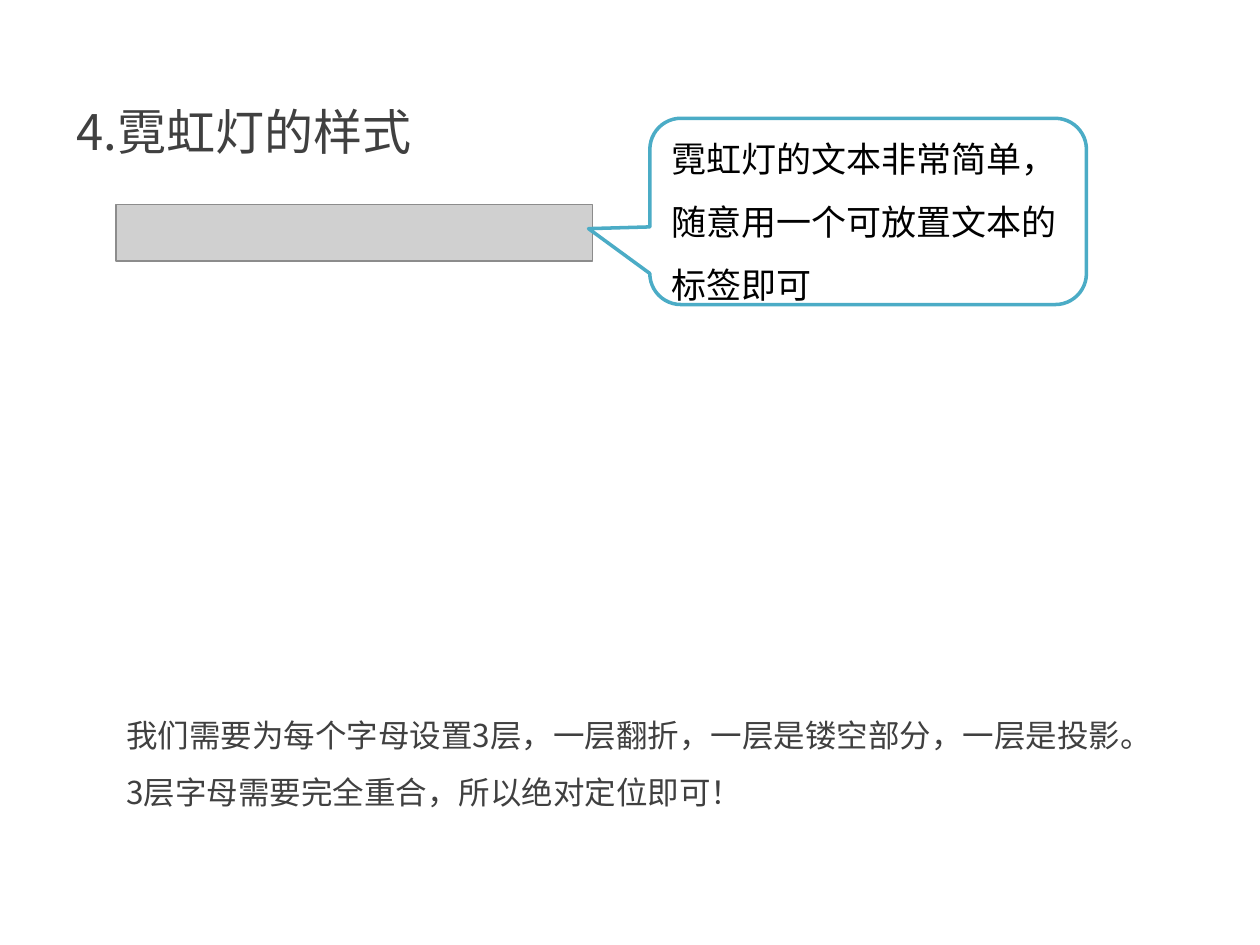
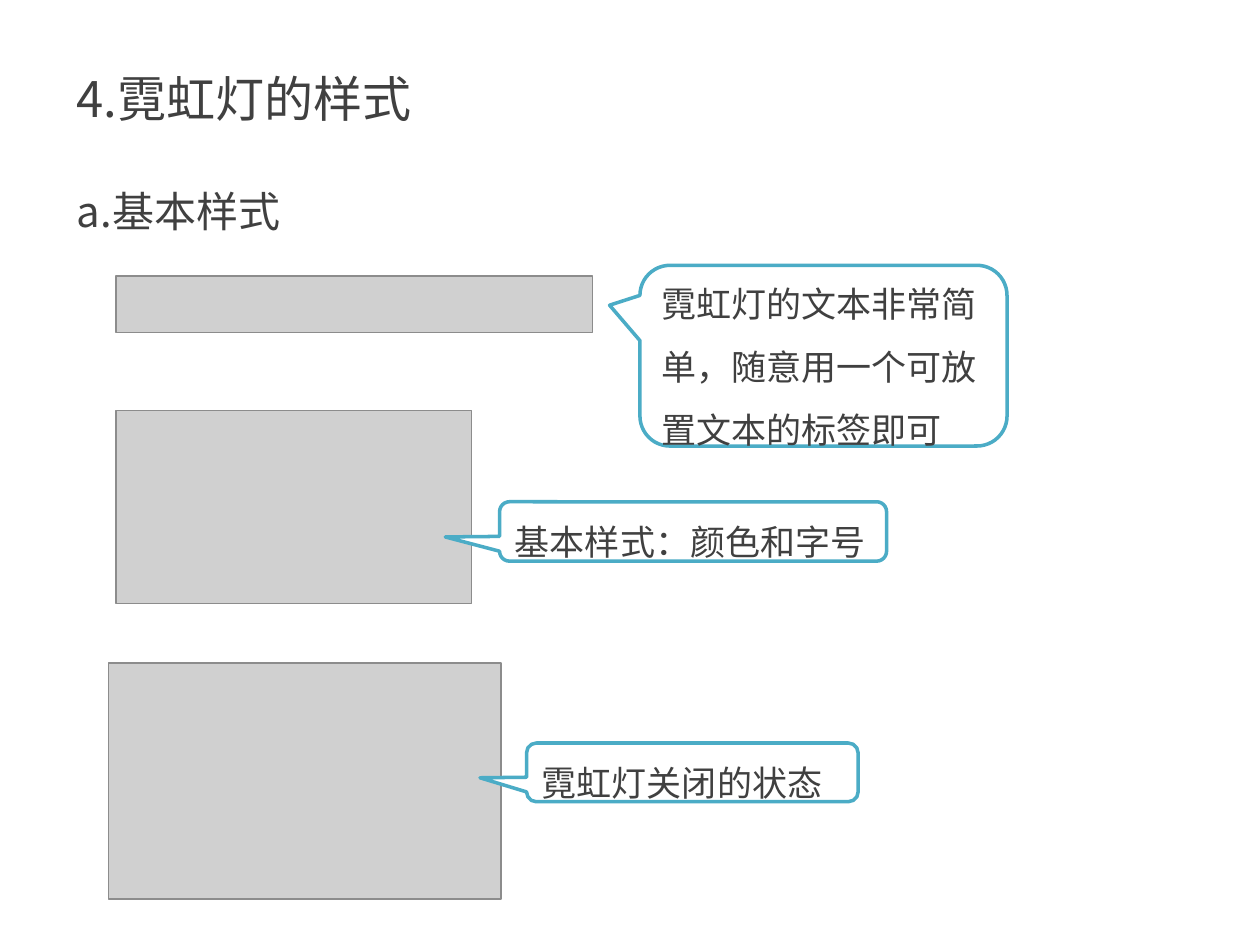
Before and after one commit to kong66/webAni, a slide deck: slide 5 of 6-neon/neon.pptx. Drawn at 1260x945 pixels with LibreOffice and Linux fonts; fonts in the diff are those of the drawing; grey boxes stand for pictures. Boxes give left, top, right and bottom in pixels: in the first picture for what was removed or moved away, otherwise in the second. Text is boxed around its words. In the diff, an @@ line names an element or a change of style, - is before the commit and + after.

```diff
--- a/6-neon/neon.pptx
+++ b/6-neon/neon.pptx
@@ text "4.霓虹灯的样式" moved from (x1=77, y1=108, x2=411, y2=154) to (x1=77, y1=75, x2=411, y2=121) @@
@@ text added at (x1=77, y1=191, x2=280, y2=231), 24 pt, text #404040 @@
+a.基本样式
@@ rounded speech box "霓虹灯的文本非常简单，随意用一个可放置文本的标签即可" resized from (x1=650, y1=118, x2=1086, y2=305) to (x1=640, y1=266, x2=1007, y2=446) @@
@@ rounded speech box "霓虹灯的文本非常简单，随意用一个可放置文本的标签即可" at (x1=640, y1=266, x2=1007, y2=446): text colour #000000 to #404040; proportions changed @@
@@ picture moved from (x1=116, y1=204, x2=592, y2=261) to (x1=116, y1=276, x2=592, y2=333) @@
@@ picture added at (x1=116, y1=411, x2=471, y2=604) @@
@@ rounded speech box added at (x1=499, y1=501, x2=886, y2=561), fill #FFFFFF, outline #4BACC6 2 pt, 20 pt, text #404040 @@
+基本样式：颜色和字号
@@ picture added at (x1=108, y1=663, x2=501, y2=900) @@
@@ text removed at (x1=126, y1=720, x2=1151, y2=807) @@
-我们需要为每个字母设置3层，一层翻折，一层是镂空部分，一层是投影。
-3层字母需要完全重合，所以绝对定位即可！
@@ rounded speech box added at (x1=527, y1=743, x2=858, y2=803), fill #FFFFFF, outline #4BACC6 2 pt, 20 pt, text #404040 @@
+霓虹灯关闭的状态
```
Also in this commit, not shown: 3 other slides changed, 14 slides added, 10 slides removed, 1 other file.
